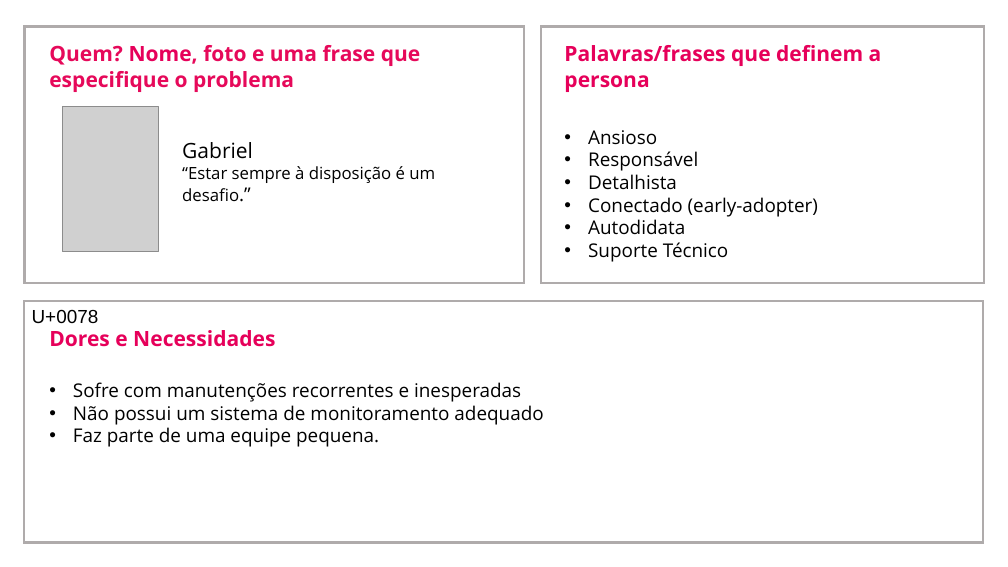
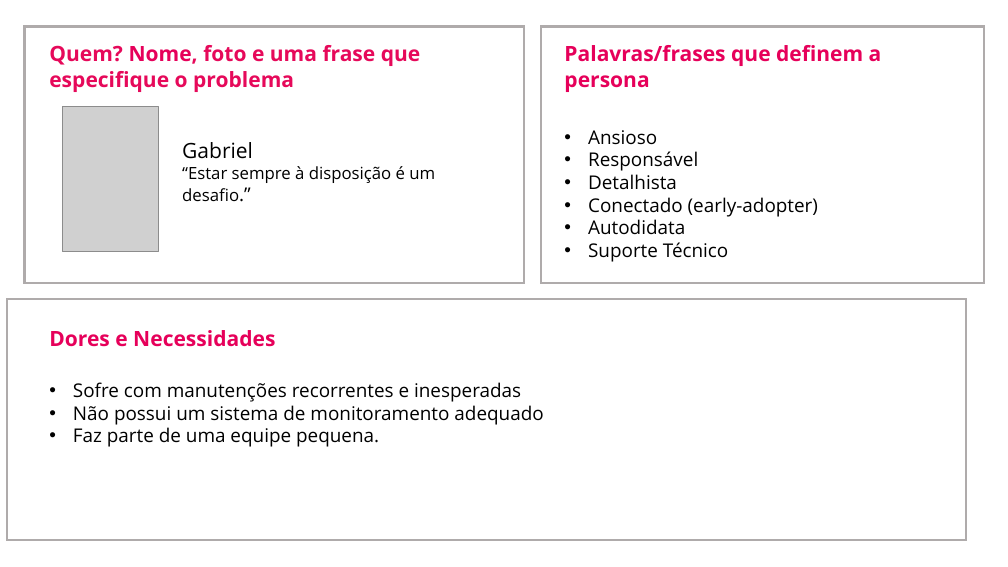
Before and after one commit to Grupo10-1CCO/Projeto_Sprint, a slide deck: slide 2 of Documentação/Protopersona/ProtopersonaV1.pptx. Drawn at 1008x567 pixels with LibreOffice and Linux fonts; fonts in the diff are those of the drawing; grey boxes stand for pictures. Boxes give left, top, right and bottom in pixels: in the first picture for what was removed or moved away, otherwise in the second. Text is boxed around its words. In the diff, an @@ line names an element or a change of style, - is before the commit and + after.

```diff
--- a/Documentação/Protopersona/ProtopersonaV1.pptx
+++ b/Documentação/Protopersona/ProtopersonaV1.pptx
@@ rectangle: place and size @@
-rectangle at <box>24,302,983,543</box>
+rectangle at <box>7,299,966,541</box>
@@ text in rectangle at <box>32,309,99,324</box>: text removed @@
-U+0078
```
Also in this commit, not shown: 5 other files.
